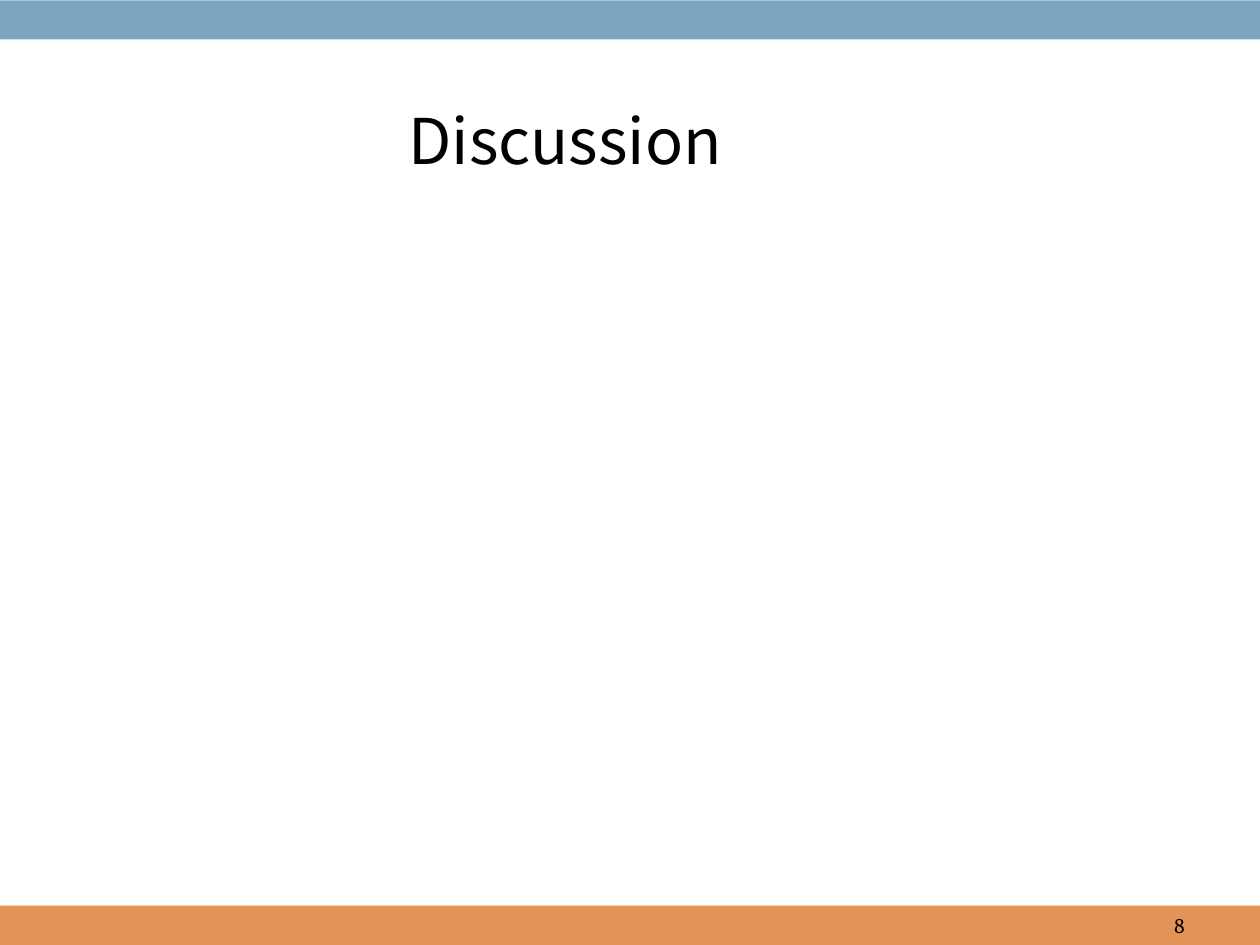
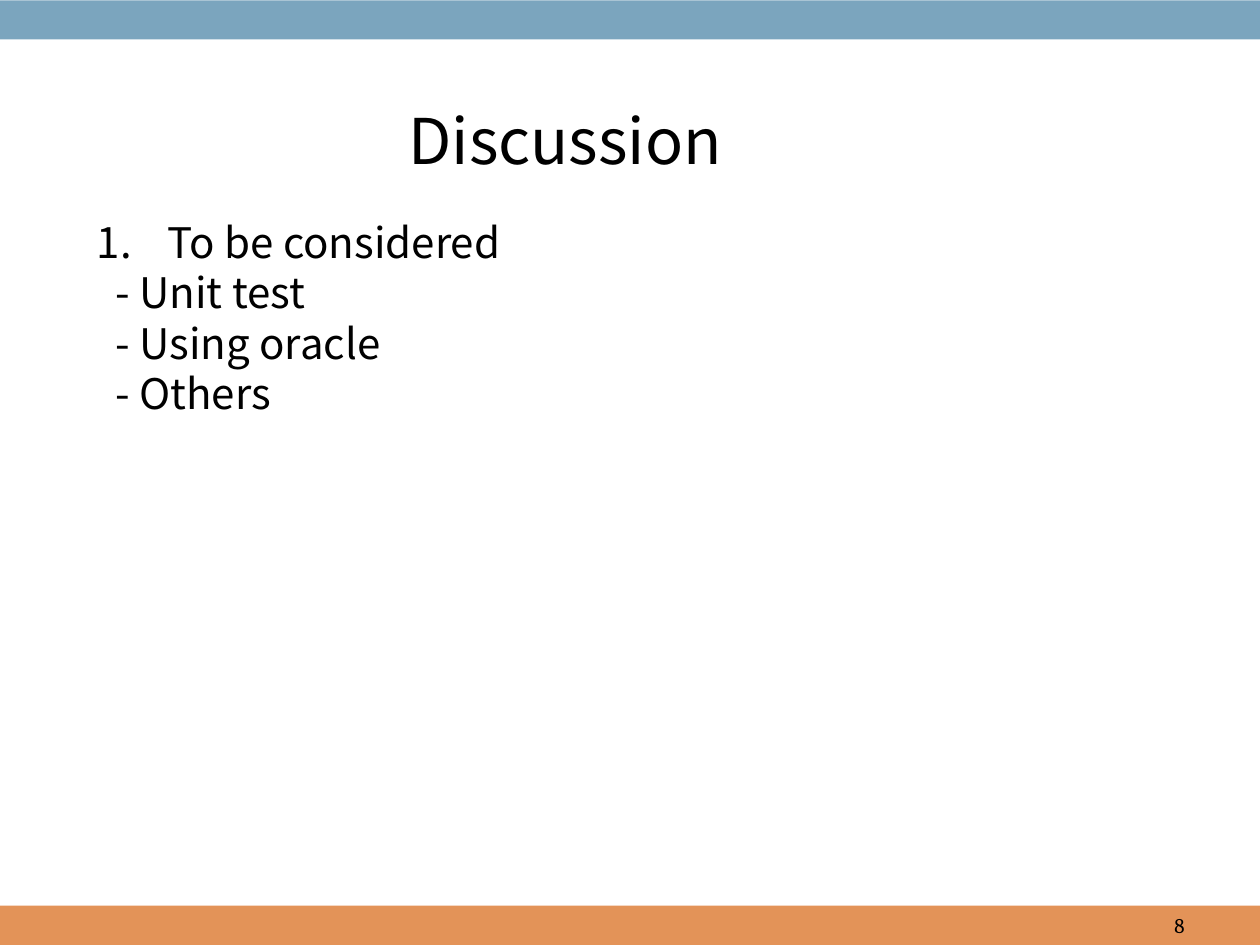
Before and after one commit to hdbaek/NotUsed, a slide deck: slide 8 of AgendaHandling.pptx. Drawn at 1260x945 pixels with LibreOffice and Linux fonts; fonts in the diff are those of the drawing; background and template pictures are left out. Boxes give left, top, right and bottom in pixels: in the first picture for what was removed or moved away, otherwise in the second. Text is boxed around its words. In the diff, an @@ line names an element or a change of style, - is before the commit and + after.

```diff
--- a/AgendaHandling.pptx
+++ b/AgendaHandling.pptx
@@ text added at [139,224,500,410], 24 pt, text #000000 @@
+1. To be considered
+- Unit test
+- Using oracle
+- Others
```
Also in this commit, not shown: 6 other slides changed.
